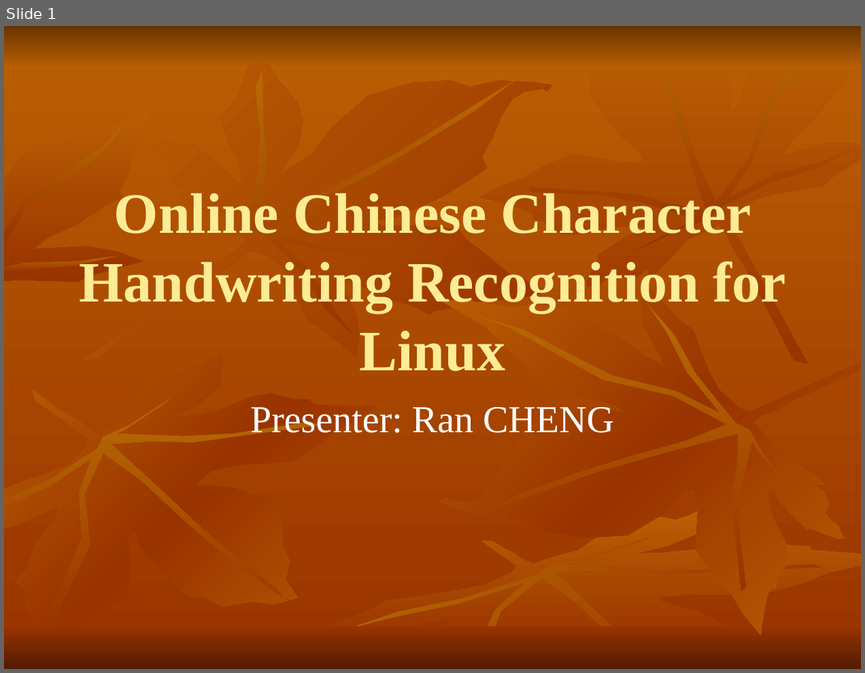
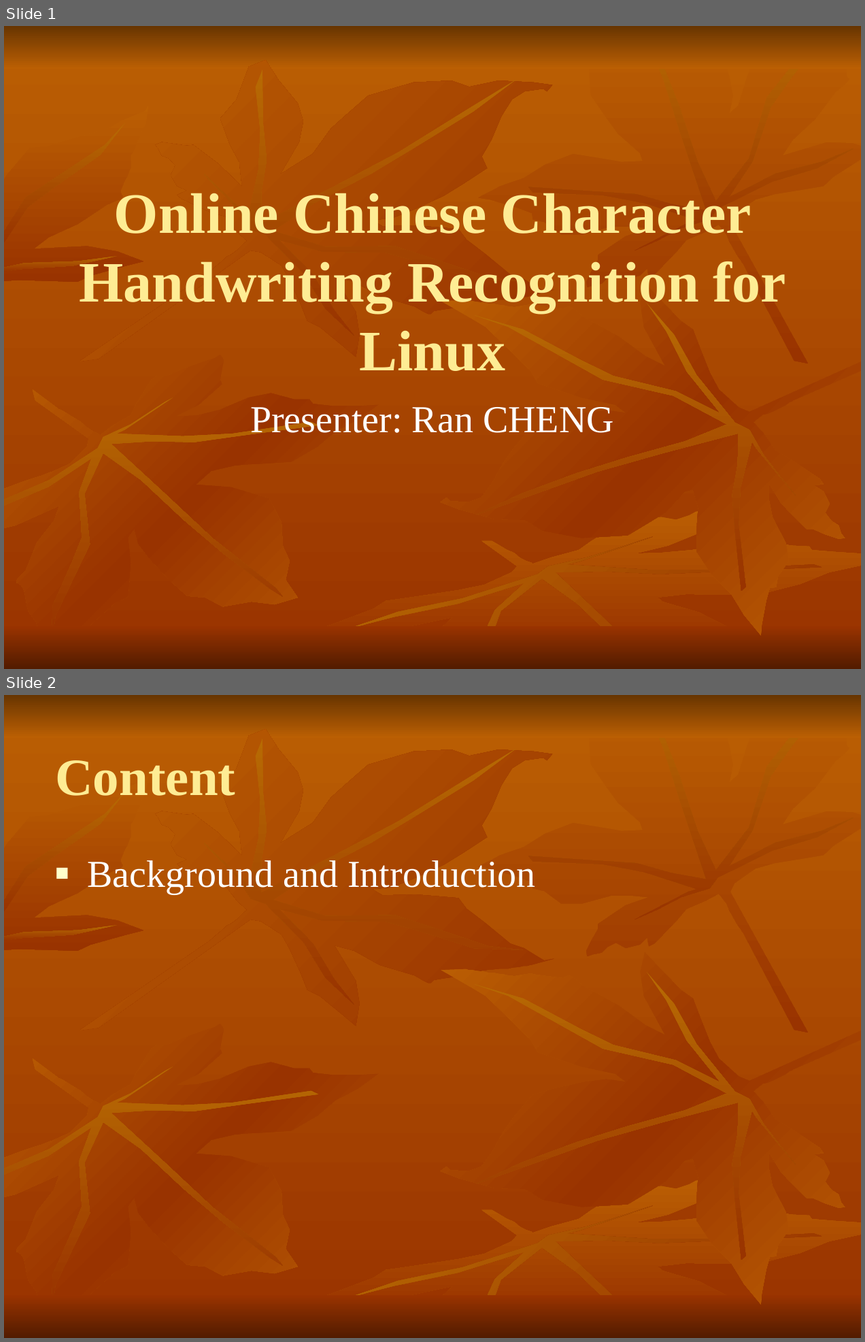
Before and after one commit to shaileshBhokare/honours, a slide deck: Dissertition/report/presentation.ppt. Shown one above the other, each under a label of ours: slide 1 before the commit, slides 1 and 2 after it. The pictures are 865x673 and 865x1342 pixels, drawn with LibreOffice and Linux fonts; fonts in the diff are those of the drawing. Boxes give left, top, right and bottom in pixels: in the first picture for what was removed or moved away, otherwise in the second. Text is boxed around its words. In the diff, an @@ line names an element or a change of style, - is before the commit and + after.

```diff
--- a/Dissertition/report/presentation.ppt
+++ b/Dissertition/report/presentation.ppt
@@ slide 2 added at (4,695,861,1338), background gradient #BB5F03 to #993300; not listed: 18 template elements that a slide beside it also shows @@
@@ title added at (55,760,235,796), 44 pt, text #FEEC94, bold @@
+Content
@@ text added at (88,860,536,894), 32 pt, text #FFFFFF @@
+■ Background and Introduction
```
Also in this commit, not shown: 1 slide removed, 1 other file.
